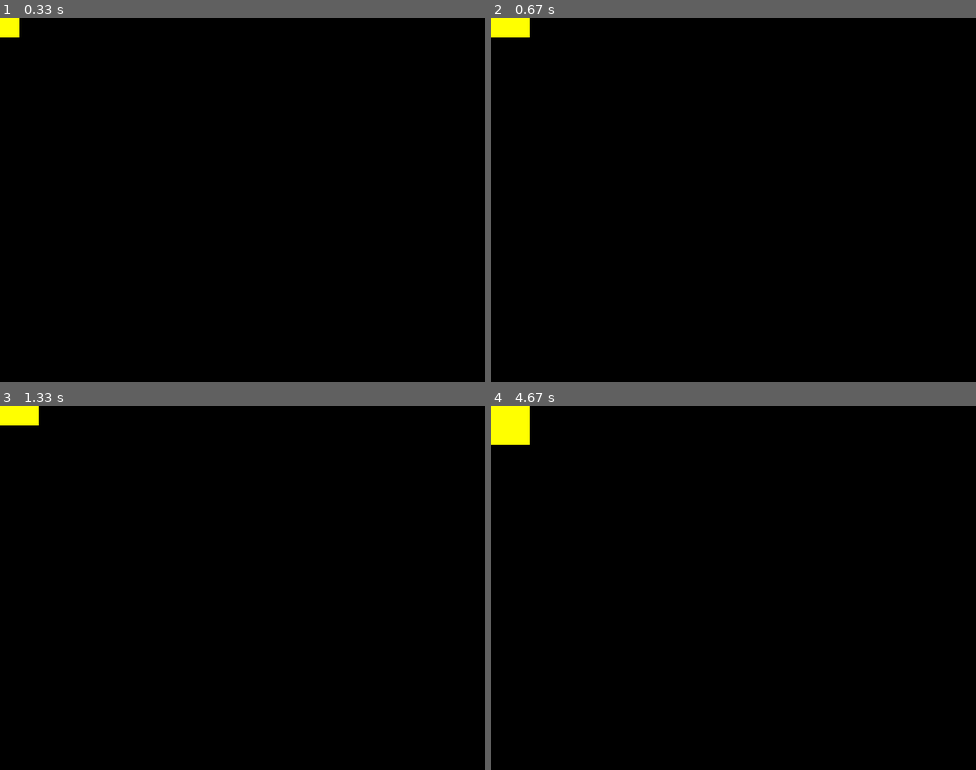
Above: before the commit, frames 1-4 (two rows, left to right).
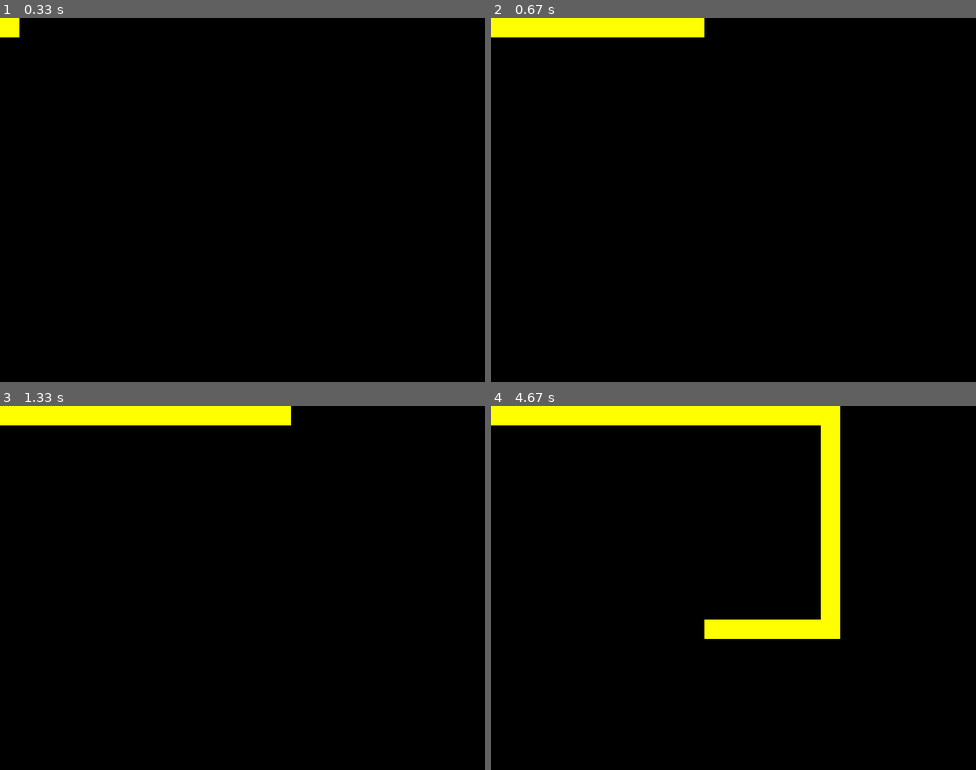
Above: after the commit, the same moments.

Repository: jsbueno/pacman_pygame
Game: pygame game, started from game.py
Same seed, same stepped clock (60 frames per second), same inputs: the game is played once before the commit and once after it.
Inputs:
- Up to frame 1 (0.33 s): no input
- Up to frame 2 (0.67 s): hold Right from 0.33 s (still down)
- Up to frame 3 (1.33 s): release Right at 0.8 s; hold Up 0.83-1.13 s
- Up to frame 4 (4.67 s): hold Left 1.67-2.2 s; hold Down 2.23-2.53 s; hold Right 3.4-4.03 s; hold Down 4.07-4.43 s; hold Left from 4.47 s (still down)

Frame 1 is identical in both runs. In frame 2, 1.9% of the frame differs, in the area x 8-44%, y 0-6%; in frame 3, 2.8%; in frame 4, 7.5%, in the area x 0-72%, y 0-64%.

Commit message:
Continuous movement

Diff:
--- a/game.py
+++ b/game.py
@@ -14,6 +14,7 @@
     clock = pygame.time.Clock()
 
     x, y = 0, 0
+    vx, vy = 0, 0
     while True:
         for event in pygame.event.get():
             if event.type == pygame.QUIT:
@@ -21,15 +22,23 @@
             elif event.type == pygame.KEYDOWN:
                 key = event.key
                 if key == pygame.K_LEFT:
-                    x -= 1
+                    vx = -1
                 elif key == pygame.K_RIGHT:
-                    x += 1
+                    vx = 1
                 if key == pygame.K_UP:
-                    y -= 1
+                    vy = -1
                 elif key == pygame.K_DOWN:
-                    y += 1
+                    vy = 1
                 if key == pygame.K_ESCAPE:
                     return
+            if event.type == pygame.KEYUP:
+                key = event.key
+                if key in (pygame.K_LEFT, pygame.K_RIGHT):
+                    vx = 0
+                if key in (pygame.K_UP, pygame.K_DOWN):
+                    vy = 0
+        x += vx
+        y += vy
 
         pygame.draw.rect(Screen, (255, 255,0), (x * CELL, y * CELL, CELL, CELL))
 
